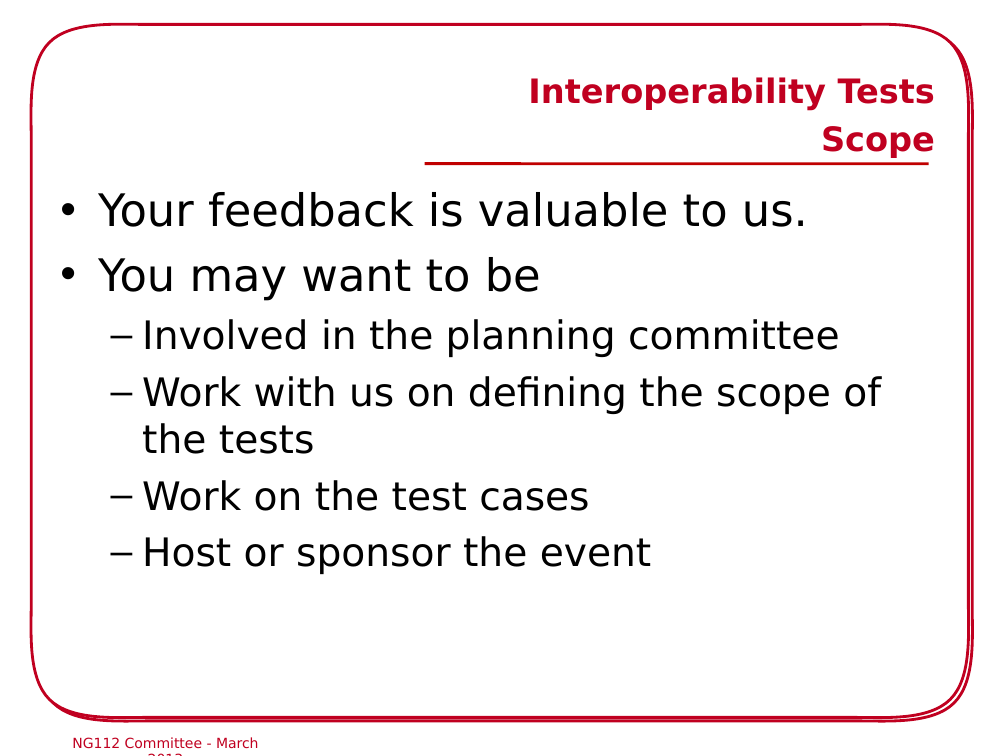
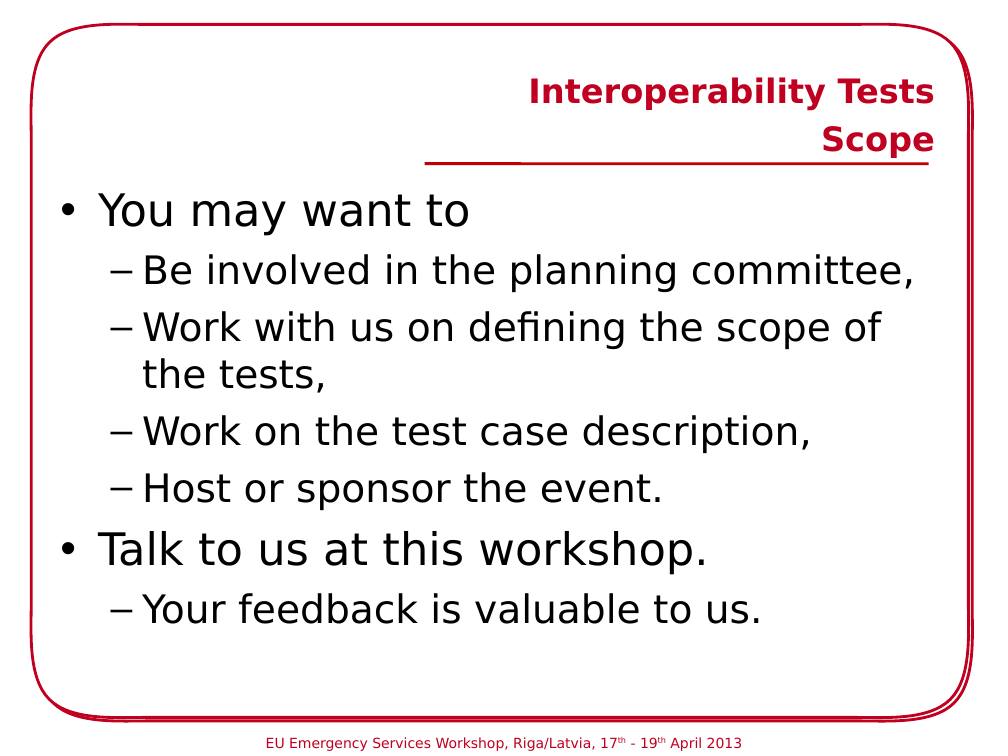
Before and after one commit to hannestschofenig/tschofenig-ids, a slide deck: slide 16 of eena-workshop-riga2013/NG112_Commitee_Riga.ppt. Drawn at 1008x756 pixels with LibreOffice and Linux fonts; fonts in the diff are those of the drawing; background and template pictures are left out. Boxes give left, top, right and bottom in pixels: in the first picture for what was removed or moved away, otherwise in the second. Text is boxed around its words. In the diff, an @@ line names an element or a change of style, - is before the commit and + after.

```diff
--- a/eena-workshop-riga2013/NG112_Commitee_Riga.ppt
+++ b/eena-workshop-riga2013/NG112_Commitee_Riga.ppt
@@ text at (x1=98, y1=193, x2=915, y2=575): paragraphs added @@
+• You may want to
+  – Be involved in the planning committee,
+  – Work with us on defining the scope of the tests,
+  – Work on the test case description,
+  – Host or sponsor the event.
+• Talk to us at this workshop.
@@ text at (x1=98, y1=257, x2=881, y2=574): paragraphs removed @@
-• You may want to be
-  – Involved in the planning committee
-  – Work with us on defining the scope of the tests
-  – Work on the test cases
-  – Host or sponsor the event
@@ text at (x1=142, y1=593, x2=763, y2=624): size 32 to 28 pt in "Your feedback is valuable to us."; bullet • to –; list level 1 to 2 in "Your feedback is valuable to ..." @@
@@ text removed at (x1=72, y1=737, x2=259, y2=749) @@
-NG112 Committee - March 2013
@@ text added at (x1=266, y1=737, x2=743, y2=751), 10 pt, text #C00020 @@
+EU Emergency Services Workshop, Riga/Latvia, 17th - 19th April 2013
```
Also in this commit, not shown: 16 other slides changed, 1 slide added, 1 slide removed.
